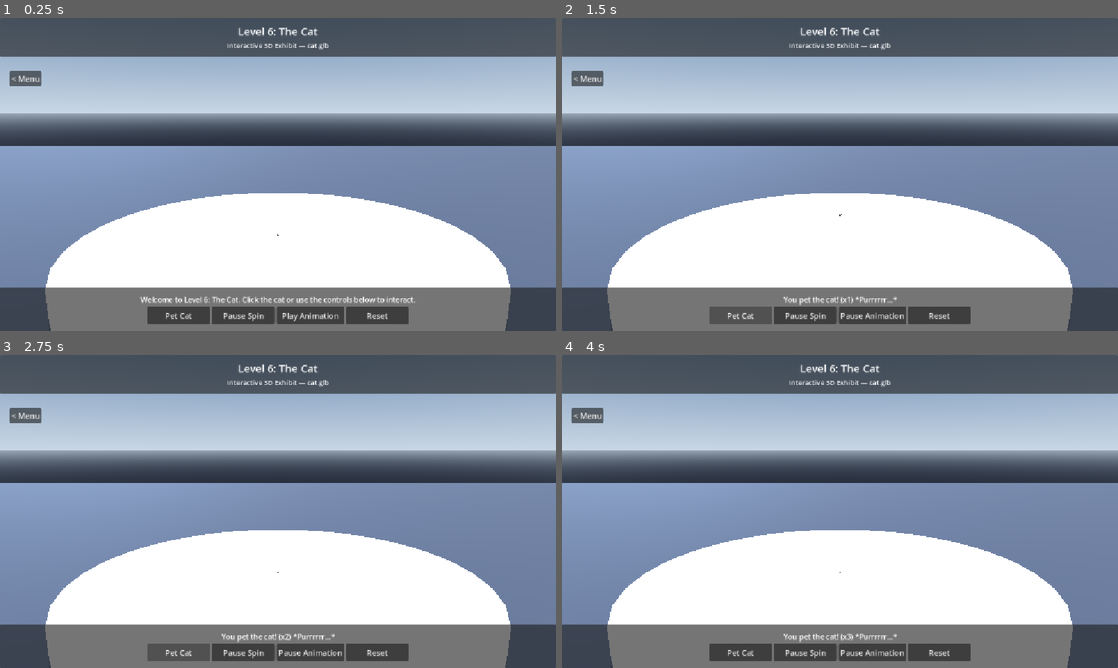
Above: before the commit, frames 1-4 (two rows, left to right).
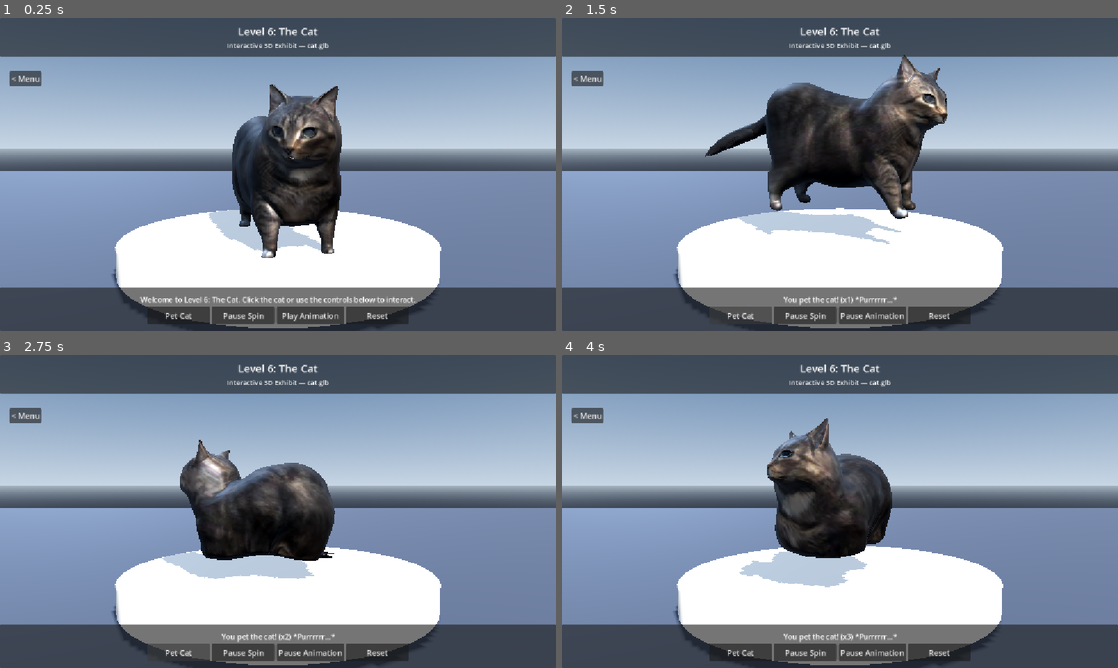
Above: after the commit, the same moments.

Repository: eytschjey/seproject
Game: Godot game, scene res://scenes/levels/Level06_Cat.tscn
Two runs of this game, one before a commit and one after it. Both use one fixed random seed, a clock stepped at 60 frames per second and the inputs below. This scene is started directly instead of the project's main scene.
Inputs (mouse positions are in pixels of both pictures, inside the frame that each line leads up to):
- Up to frame 1 (0.25 s): no input
- Up to frame 2 (1.5 s): click "Play Animation" at 0.5 s; click "Pet Cat" at 1.25 s
- Up to frame 3 (2.75 s): click "Pet Cat" at 2 s
- Up to frame 4 (4 s): click "Pet Cat" at 2.75 s; move the mouse to (962, 495) at 3.52 s; click (962, 495) at 3.67 s

The runs differ from the first frame. In frame 1, 49% of the frame differs, in the area x 0-100%, y 12-100%; in frame 2, 49%; in frame 3, 50%; in frame 4, 49%.

Commit message:
fix: scale and frame 3D cat model appropriately in Level 6

Diff:
--- a/scenes/levels/Level06_Cat.tscn
+++ b/scenes/levels/Level06_Cat.tscn
@@ -47,16 +47,16 @@
 light_energy = 0.45
 
 [node name="Camera3D" type="Camera3D" parent="."]
-transform = Transform3D(1, 0, 0, 0, 0.984808, 0.173648, 0, -0.173648, 0.984808, 0, 2, 5.5)
-fov = 48.0
+transform = Transform3D(1, 0, 0, 0, 0.997684, 0.068024, 0, -0.068024, 0.997684, 0, 1, 4.2)
+fov = 46.0
 
 [node name="Environment" type="Node3D" parent="."]
 
 [node name="Pedestal" type="CSGCylinder3D" parent="Environment"]
-transform = Transform3D(1, 0, 0, 0, 1, 0, 0, 0, 1, 0, -0.2, 0)
-radius = 3.2
-height = 0.4
-sides = 32
+transform = Transform3D(1, 0, 0, 0, 1, 0, 0, 0, 1, 0, -0.15, -0.2)
+radius = 1.8
+height = 0.3
+sides = 48
 material = SubResource("Mat_Pedestal")
 
 [node name="Floor" type="CSGBox3D" parent="Environment"]
@@ -67,7 +67,7 @@
 [node name="CatPivot" type="Node3D" parent="."]
 
 [node name="Cat" parent="CatPivot" instance=ExtResource("2_cat_scene")]
-transform = Transform3D(0.06, 0, 0, 0, 0.06, 0, 0, 0, 0.06, 0, 0, 0)
+transform = Transform3D(2.5, 0, 0, 0, 2.5, 0, 0, 0, 2.5, 0, 0, 0)
 
 [node name="UI" type="CanvasLayer" parent="."]
 
--- a/scenes/props/Cat.tscn
+++ b/scenes/props/Cat.tscn
@@ -3,12 +3,12 @@
 [ext_resource type="PackedScene" path="res://assets/models/characters/cat.glb" id="1_cat"]
 
 [sub_resource type="BoxShape3D" id="BoxShape3D_cat"]
-size = Vector3(30, 42, 75)
+size = Vector3(0.6, 0.8, 1.4)
 
 [node name="Cat" instance=ExtResource("1_cat")]
 
 [node name="ClickArea" type="Area3D" parent="." index="2"]
-transform = Transform3D(1, 0, 0, 0, 1, 0, 0, 0, 1, 0, 18, -8)
+transform = Transform3D(1, 0, 0, 0, 1, 0, 0, 0, 1, 0, 0.35, -0.2)
 
 [node name="CollisionShape3D" type="CollisionShape3D" parent="ClickArea" index="0"]
 shape = SubResource("BoxShape3D_cat")
Not shown, changed: AGENTS.md
